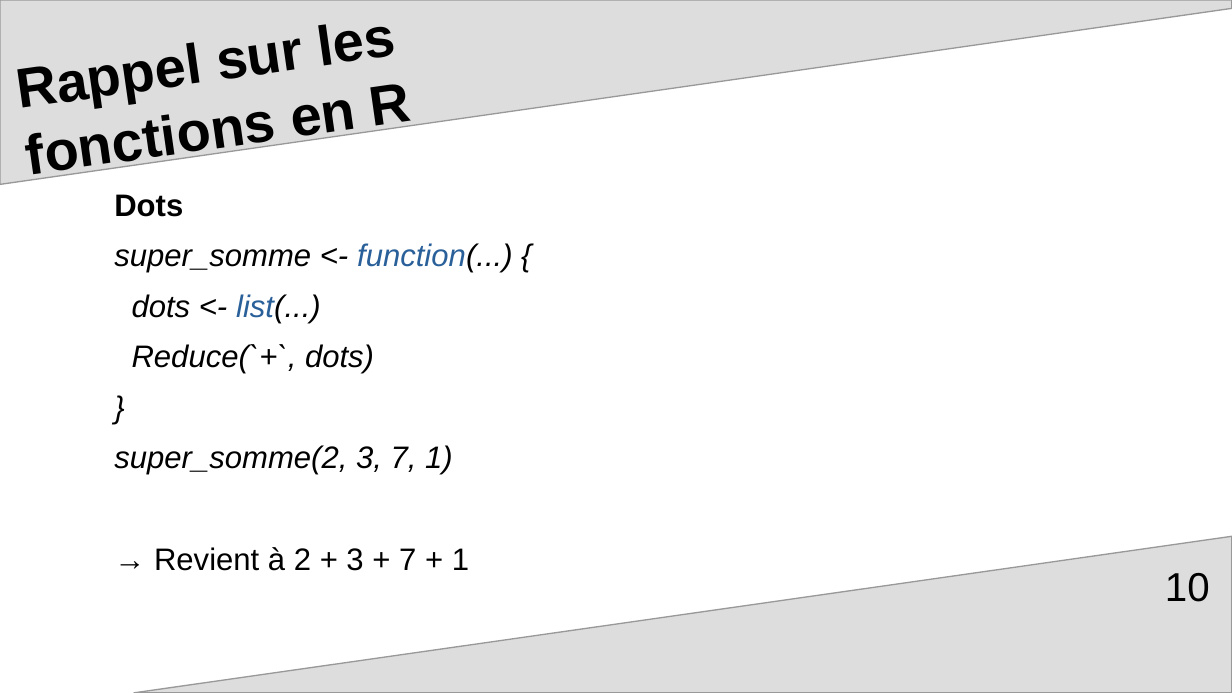
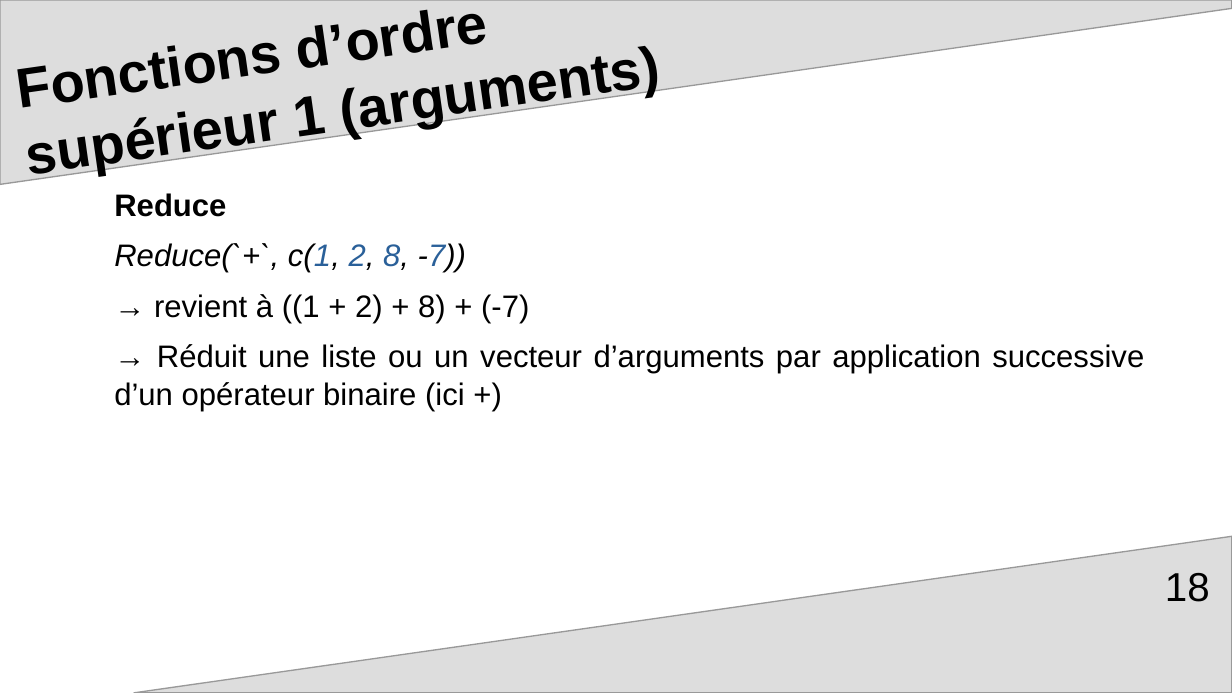
Before and after one commit to arnaud-feldmann/formation_r_drieets_prog_fonctionnelle, a slide deck: slide 18 of presentation.odp (slide 10 before the commit). Drawn at 1232x693 pixels with LibreOffice and Linux fonts; fonts in the diff are those of the drawing. Boxes give left, top, right and bottom in pixels: in the first picture for what was removed or moved away, otherwise in the second. Text is boxed around its words. In the diff, an @@ line names an element or a change of style, - is before the commit and + after.

Commit message:
ajout fonctions ordre supérieur 1

```diff
--- a/presentation.odp
+++ b/presentation.odp
@@ title at (296,10,765,374): text changed @@
-Rappel sur les
-fonctions en R
+Fonctions d’ordre
+supérieur 1 (arguments)
@@ text at (114,193,1144,411): text changed; italic off @@
-Dots
-super_somme <- function(...) {
-dots <- list(...)
-Reduce(`+`, dots)
-}
-super_somme(2, 3, 7, 1)
-→ Revient à 2 + 3 + 7 + 1
+Reduce
+Reduce(`+`, c(1, 2, 8, -7))
+→ revient à ((1 + 2) + 8) + (-7)
+→ Réduit une liste ou un vecteur d’arguments par application successive d’un opérateur binaire (ici +)
@@ page number at (1165,573,1210,602): text changed @@
-10
+18
```
Also in this commit, not shown: 3 other slides changed, 9 slides added, 2 slides removed, 1 other file.
